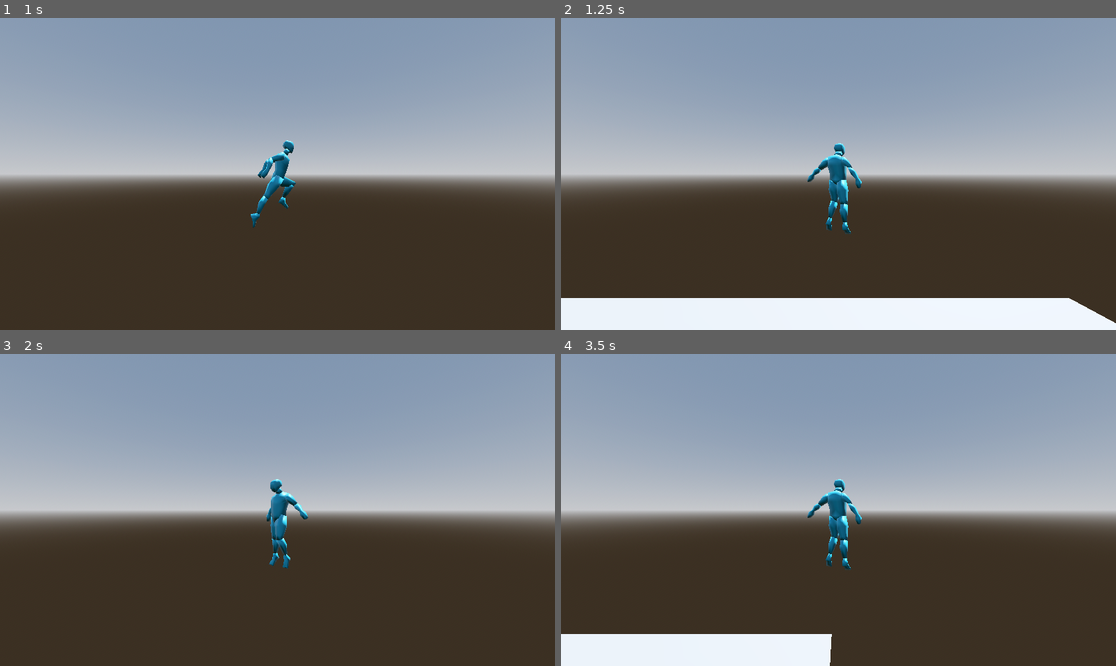
Above: before the commit, frames 1-4 (two rows, left to right).
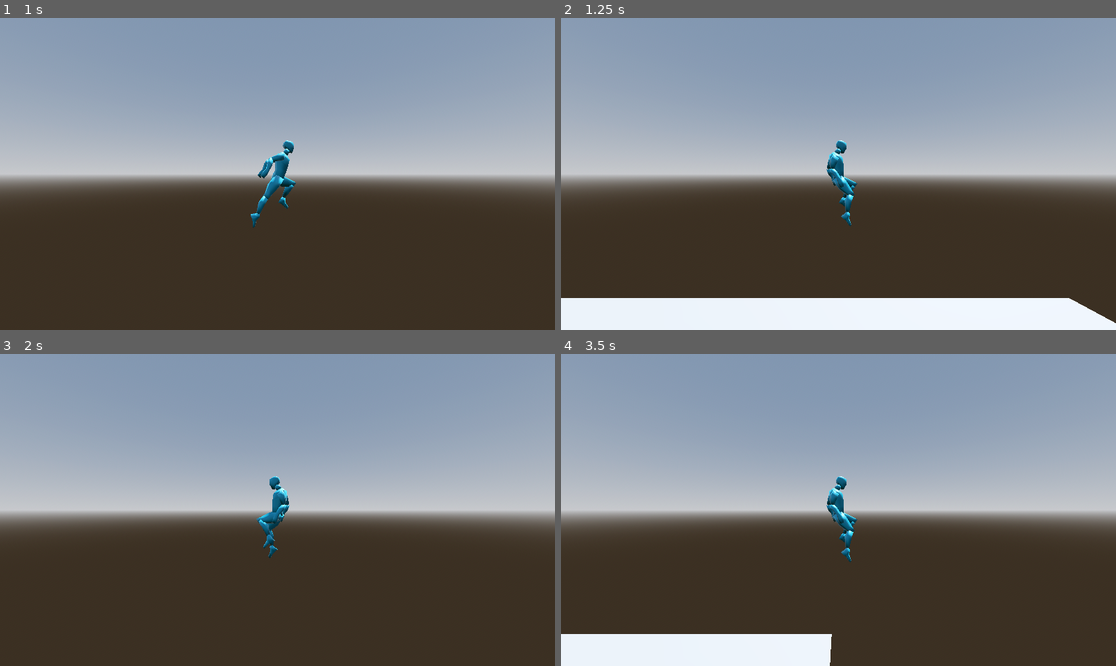
Above: after the commit, the same moments.

Repository: MeiirimZh/burning_forest_prototype
Game: Godot game, scene res://levels/world.tscn
Same seed, same stepped clock (60 frames per second), same inputs: the game is played once before the commit and once after it. The project has no main scene, so this scene is started directly.
Inputs:
- Up to frame 1 (1 s): hold D (right) from 0.53 s (still down); tap J (jump) at 0.6, 0.77 s
- Up to frame 2 (1.25 s): keep holding D (right); tap J (jump) at 1.07 s
- Up to frame 3 (2 s): release D (right) at 1.28 s; hold A (left) from 1.28 s (still down); tap J (jump) at 1.35, 1.52, 1.82 s
- Up to frame 4 (3.5 s): release A (left) at 2.03 s; hold D (right) from 2.03 s (still down); tap J (jump) at 2.1, 2.85, 3.02, 3.32 s

Frame 1 is identical in both runs. In frame 2, 1.0% of the frame differs, in the area x 44-55%, y 39-70%; in frame 3, 0.9%; in frame 4, 1.0%.

Commit message:
Added a side fall animation

Diff:
--- a/scripts/spirit.gd
+++ b/scripts/spirit.gd
@@ -37,6 +37,8 @@
 		animation_player.play("fall_front")
 	elif state == "side_jump":
 		animation_player.play("jump_side")
+	elif state == "side_fall":
+		animation_player.play("fall_side")
 
 	# Running
 	if Input.is_action_pressed("left"):
@@ -58,8 +60,10 @@
 
 	if not is_on_floor():
 		velocity.y -= gravity * _delta
-		if velocity.y < 0 and is_jumping:
+		if velocity.y < 0 and velocity.x == 0 and is_jumping:
 			state = "front_fall"
+		if velocity.y < 0 and velocity.x != 0 and is_jumping:
+			state = "side_fall"
 	else:
 		if is_jumping:
 			is_jumping = false
